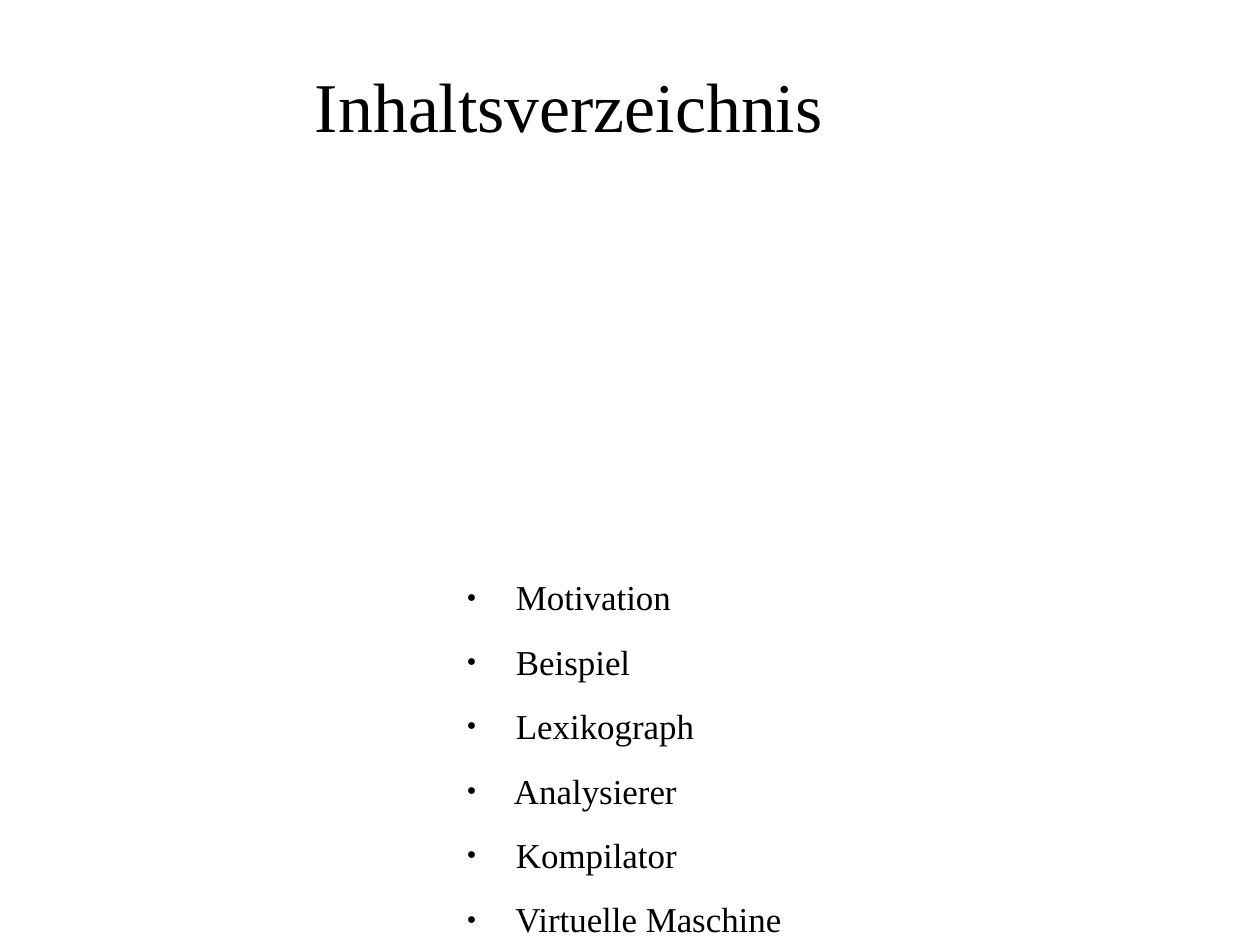
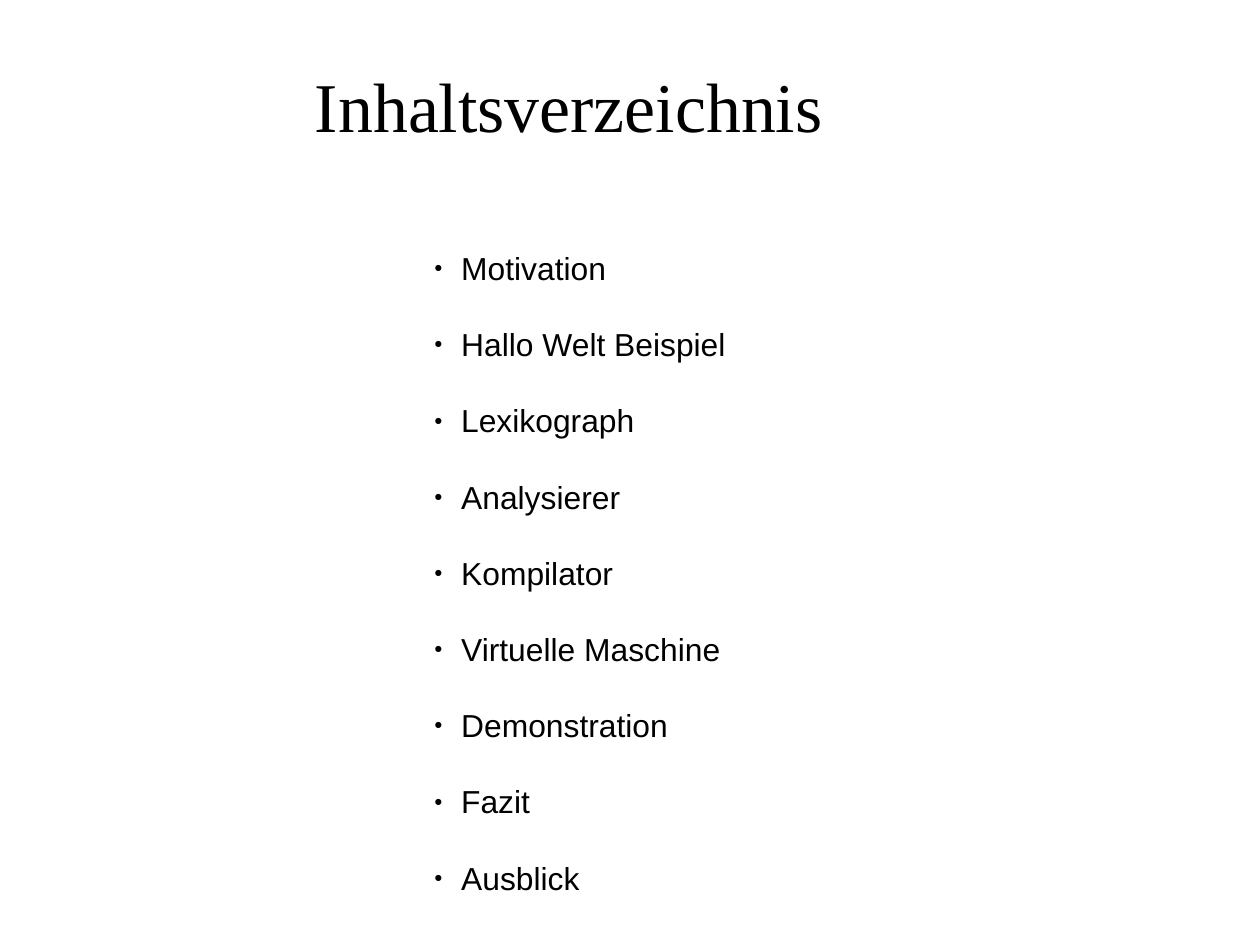
Before and after one commit to MasterInformatikHsBochum/Eine-deutsche-Praesentation, a slide deck: slide 2 of Präsentation.odp. Drawn at 1260x945 pixels with LibreOffice and Linux fonts; fonts in the diff are those of the drawing; background and template pictures are left out. Boxes give left, top, right and bottom in pixels: in the first picture for what was removed or moved away, otherwise in the second. Text is boxed around its words. In the diff, an @@ line names an element or a change of style, - is before the commit and + after.

```diff
--- a/Präsentation.odp
+++ b/Präsentation.odp
@@ text at (x1=461, y1=257, x2=725, y2=814): paragraph added @@
+● Ausblick
@@ text "Motivation" moved from (x1=514, y1=587, x2=782, y2=933) to (x1=461, y1=257, x2=725, y2=814) @@
@@ text at (x1=461, y1=257, x2=720, y2=814): size 22 to 20 pt, font Times New Roman to Arial in "Motivation", "Lexikograph", "Analysierer", "Kompilator" and 3 more places; indent changed; less space between paragraphs @@
@@ text at (x1=461, y1=333, x2=725, y2=362): text changed; size 22 to 20 pt; font Times New Roman to Arial @@
-● Beispiel
+● Hallo Welt Beispiel
```
Also in this commit, not shown: 7 other slides changed, 1 other file.
